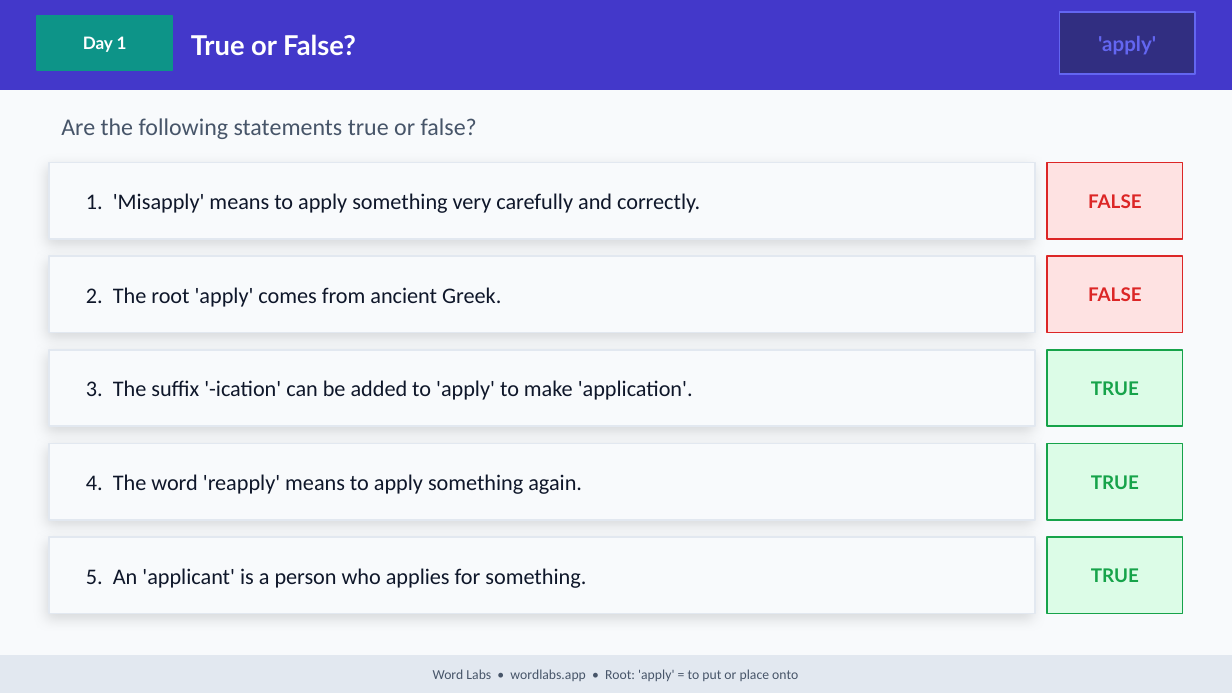
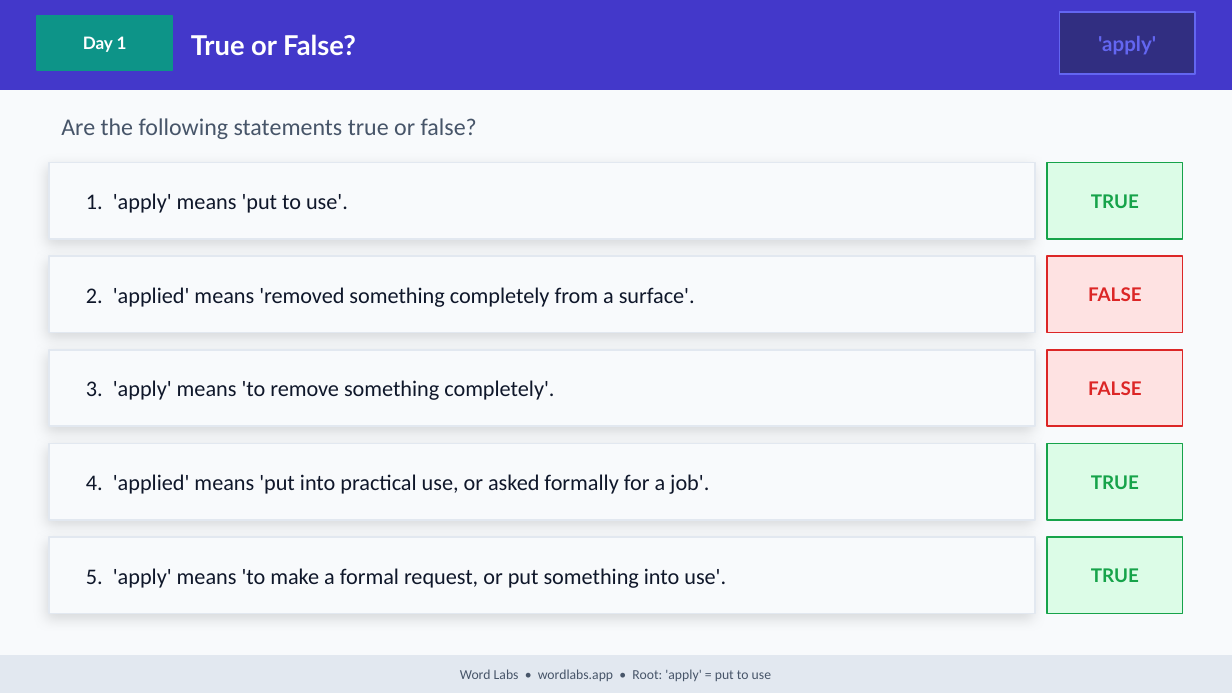
Before and after one commit to NickD135/morphology-builder, a slide deck: slide 5 of output/wordlabs-apply-3day.pptx. Drawn at 1232x693 pixels with LibreOffice and Linux fonts; fonts in the diff are those of the drawing. Boxes give left, top, right and bottom in pixels: in the first picture for what was removed or moved away, otherwise in the second. Text is boxed around its words. In the diff, an @@ line names an element or a change of style, - is before the commit and + after.

```diff
--- a/output/wordlabs-apply-3day.pptx
+++ b/output/wordlabs-apply-3day.pptx
@@ rectangle at <box>1047,163,1183,239</box>: fill #FEE2E2 to #DCFCE7; outline #DC2626 1 pt to #16A34A 1 pt @@
@@ text at <box>86,193,348,213</box>: text changed @@
-1. 'Misapply' means to apply something very carefully and correctly.
+1. 'apply' means 'put to use'.
@@ text at <box>1091,194,1139,208</box>: text changed; text colour #DC2626 to #16A34A @@
-FALSE
+TRUE
@@ text at <box>86,287,695,307</box>: text changed @@
-2. The root 'apply' comes from ancient Greek.
+2. 'applied' means 'removed something completely from a surface'.
@@ rectangle at <box>1047,350,1183,426</box>: fill #DCFCE7 to #FEE2E2; outline #16A34A 1 pt to #DC2626 1 pt @@
@@ text at <box>86,380,554,400</box>: text changed @@
-3. The suffix '-ication' can be added to 'apply' to make 'application'.
+3. 'apply' means 'to remove something completely'.
@@ text at <box>1088,381,1142,395</box>: text changed; text colour #16A34A to #DC2626 @@
-TRUE
+FALSE
@@ text at <box>86,474,709,494</box>: text changed @@
-4. The word 'reapply' means to apply something again.
+4. 'applied' means 'put into practical use, or asked formally for a job'.
@@ text at <box>86,568,726,588</box>: text changed @@
-5. An 'applicant' is a person who applies for something.
+5. 'apply' means 'to make a formal request, or put something into use'.
@@ text at <box>460,669,771,681</box>: text changed @@
-Word Labs • wordlabs.app • Root: 'apply' = to put or place onto
+Word Labs • wordlabs.app • Root: 'apply' = put to use
```
Also in this commit, not shown: 34 other slides changed, 4 other files.
